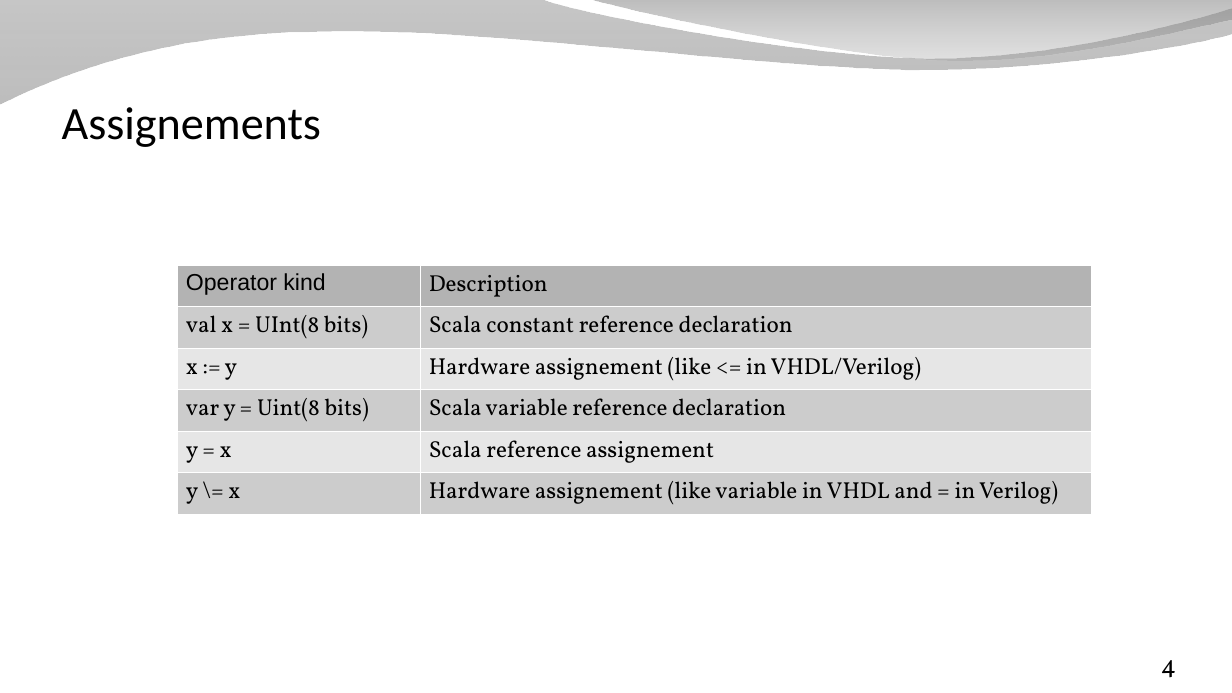
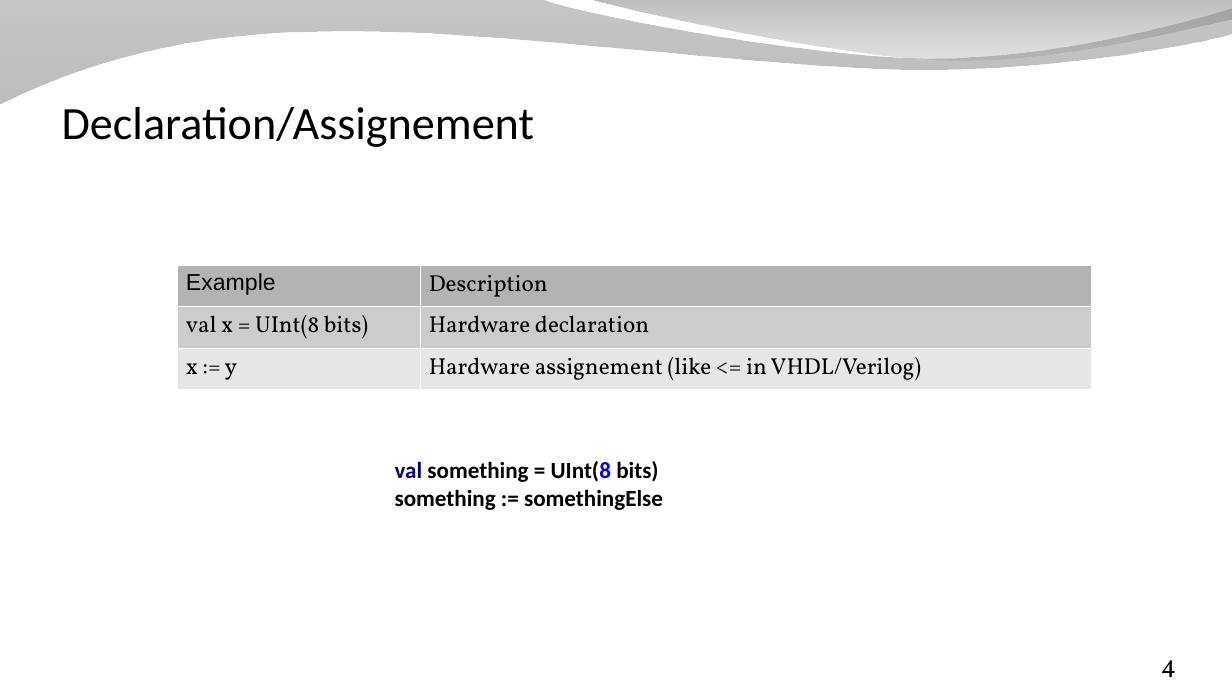
Before and after one commit to SpinalHDL/SpinalDoc, a slide deck: slide 4 of presentation/en/workshop/equivalence.odp. Drawn at 1232x693 pixels with LibreOffice and Linux fonts; fonts in the diff are those of the drawing; background and template pictures are left out. Boxes give left, top, right and bottom in pixels: in the first picture for what was removed or moved away, otherwise in the second. Text is boxed around its words. In the diff, an @@ line names an element or a change of style, - is before the commit and + after.

```diff
--- a/presentation/en/workshop/equivalence.odp
+++ b/presentation/en/workshop/equivalence.odp
@@ title at box(62, 107, 534, 147): text changed @@
-Assignements
+Declaration/Assignement
@@ table at box(176, 265, 1091, 385) @@
-row 1, column 1: Operator kind
+row 1, column 1: Example
-row 2, column 2: Scala constant reference declaration
+row 2, column 2: Hardware declaration
-row 4: var y = Uint(8 bits) | Scala variable reference declaration
-row 5: y = x | Scala reference assignement
-row 6: y \= x | Hardware assignement (like variable in VHDL and = in Verilog)
@@ text added at box(395, 461, 663, 510), 18 pt, text #000000, bold @@
+val something = UInt(8 bits)
+something := somethingElse
```
Also in this commit, not shown: 1 other slide changed, 2 other files.
